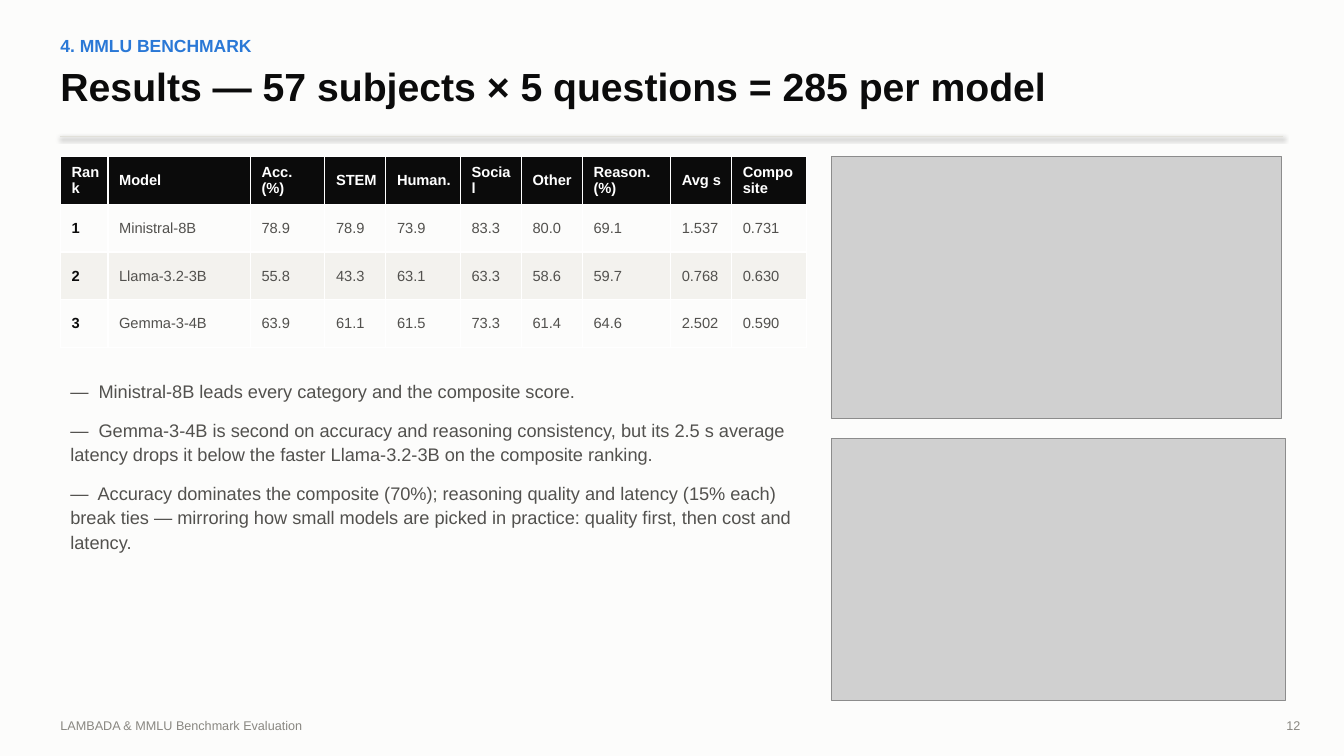
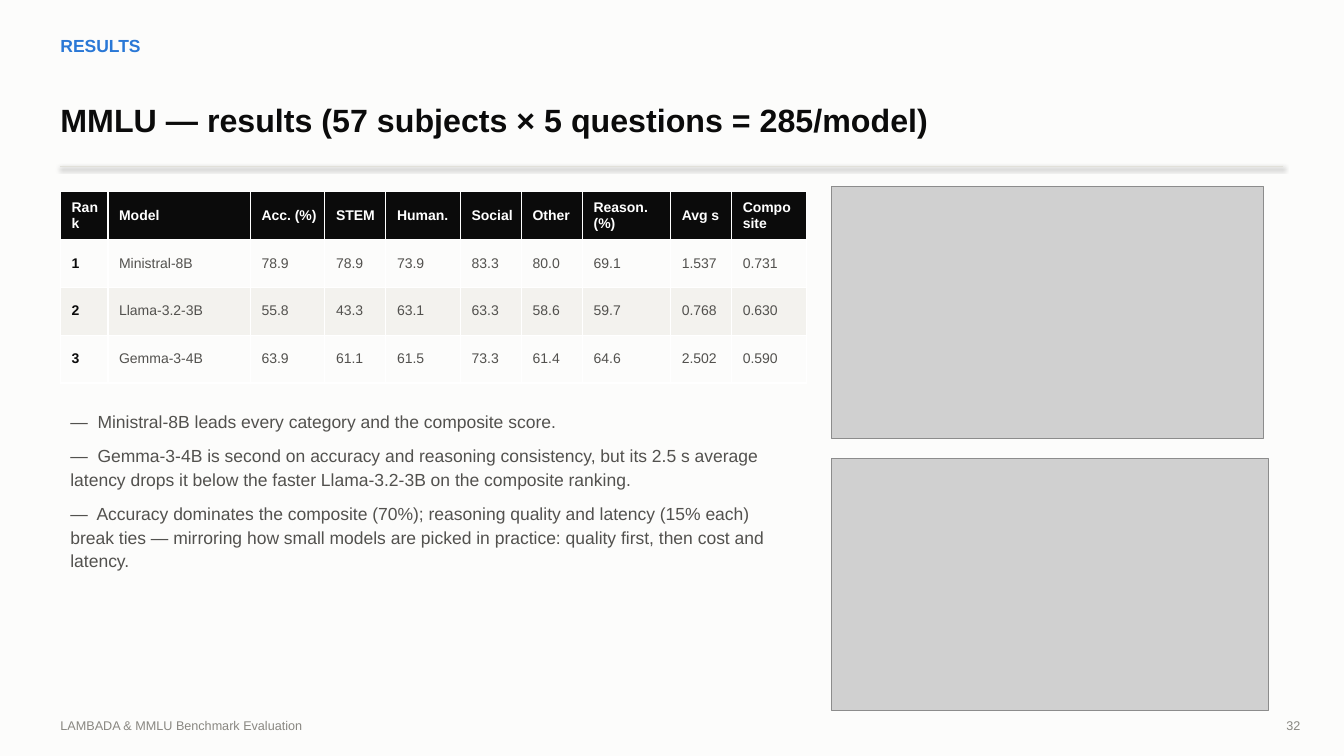
Before and after one commit to ronvoy/gen-ai, a slide deck: slide 32 of report.pptx (slide 12 before the commit). Drawn at 1344x756 pixels with LibreOffice and Linux fonts; fonts in the diff are those of the drawing; grey boxes stand for pictures. Boxes give left, top, right and bottom in pixels: in the first picture for what was removed or moved away, otherwise in the second. Text is boxed around its words. In the diff, an @@ line names an element or a change of style, - is before the commit and + after.

```diff
--- a/report.pptx
+++ b/report.pptx
@@ text at <box>60,39,140,52</box>: text changed @@
-4. MMLU BENCHMARK
+RESULTS
@@ text at <box>60,108,928,139</box>: text changed; size 28 to 23 pt @@
-Results — 57 subjects × 5 questions = 285 per model
+MMLU — results (57 subjects × 5 questions = 285/model)
@@ line moved from (60, 136) - (1284, 136) to (60, 166) - (1284, 166) @@
@@ table at <box>60,192,808,436</box> @@
@@ size 10.5 to 10 pt @@
@@ table: place and size @@
-table at <box>60,156,808,406</box>
+table at <box>60,192,808,436</box>
@@ picture: place and size @@
-picture at <box>832,156,1281,418</box>
+picture at <box>832,187,1264,439</box>
@@ text "— Ministral-8B leads every category ...": place and size @@
-text "— Ministral-8B leads every category ..." at <box>70,385,791,553</box>
+text "— Ministral-8B leads every category ..." at <box>70,415,764,571</box>
@@ text "— Ministral-8B leads every category ..." at <box>70,415,764,571</box>: size 13 to 12.5 pt; less space between paragraphs @@
@@ picture: place and size @@
-picture at <box>832,439,1286,701</box>
+picture at <box>832,459,1268,711</box>
@@ text at <box>1286,721,1300,730</box>: text changed @@
-12
+32
```
Also in this commit, not shown: 9 other slides changed, 28 slides added, 6 slides removed, 3 other files.
